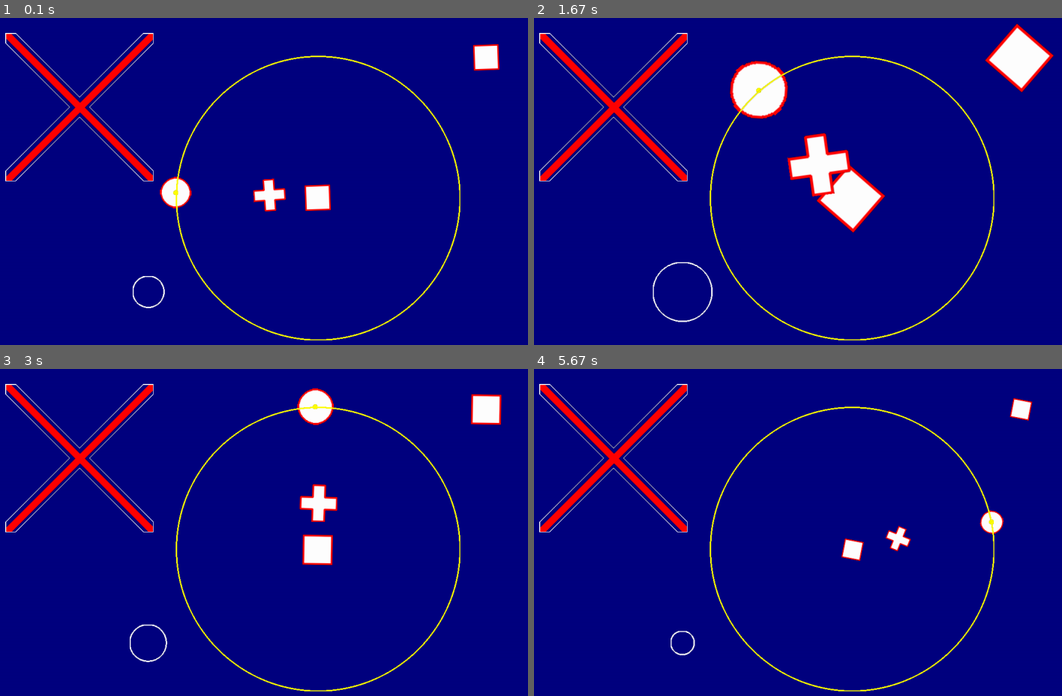
Above: before the commit, frames 1-4 (two rows, left to right).
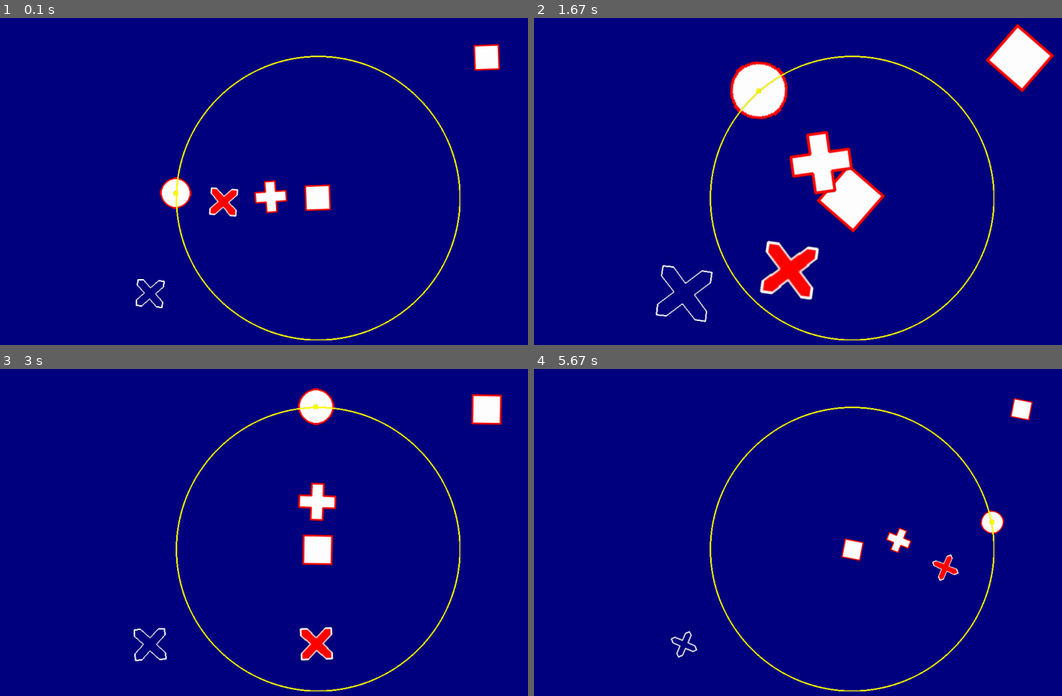
Above: after the commit, the same moments.

Repository: francis-clairicia/PyDiamond
Game: pygame game, started from main.py
Two runs of this game, one before a commit and one after it. Both use one fixed random seed, a clock stepped at 60 frames per second and the inputs below.
Inputs:
- Up to frame 1 (0.1 s): no input
- Up to frame 2 (1.67 s): no input
- Up to frame 3 (3 s): no input
- Up to frame 4 (5.67 s): no input

The runs differ from the first frame. In frame 1, 3.3% of the frame differs, in the area x 0-95%, y 4-89%; in frame 2, 5.2%, in the area x 0-99%, y 1-94%; in frame 3, 3.6%; in frame 4, 3.0%.

Commit message:
[ADD] CrossShape drawing using vertices

Diff:
--- a/main.py
+++ b/main.py
@@ -23,7 +23,12 @@
         self.__r: RectangleShape = RectangleShape(50, 50, WHITE)
         self.__p: PolygonShape = PolygonShape(WHITE)
         self.__c: CircleShape = CircleShape(30, WHITE)
-        self.__x: CrossShape = CrossShape(300, 300, outline_color=RED, outline=20)
+        self.__x: CrossShape = CrossShape(
+            50,
+            50,
+            color=RED,
+            outline_color=WHITE,
+        )
         self.__s: Sprite = Sprite()
         self.__p.set_points(
             [
@@ -45,8 +50,8 @@
         self.__r.center = window.center
         self.__r.set_position(center=window.center)
         self.__p.center = self.__r.centerx - window.centery / 4, window.centery
-        # self.__x.center = self.__r.centerx - window.centery / 2, window.centery
-        self.__x.topleft = (50, 50)
+        self.__x.center = self.__r.centerx - window.centery / 2, window.centery
+        # self.__x.topleft = (50, 50)
         self.__c.center = self.__r.centerx - window.centery * 3 / 4, window.centery
 
         # self.__x_trajectory: CircleShape = CircleShape(
@@ -75,8 +80,8 @@
             self.__r.rotate(degrees)
             self.__p.rotate(-degrees, point=self.__r.center)
             self.__p.rotate(degrees * 3)
-            # self.__x.rotate(degrees, point=self.__r.center)
-            # self.__x.rotate(-degrees * 3)
+            self.__x.rotate(degrees, point=self.__r.center)
+            self.__x.rotate(-degrees * 3)
             self.__c.rotate(-degrees, point=self.__r.center)
             self.__scale += 0.02 * self.__scale_growth
             if self.__scale >= 2:
@@ -85,13 +90,13 @@
                 self.__scale_growth = 1
             self.__r.scale = self.__scale
             self.__p.scale = self.__scale
-            # self.__x.scale = self.__scale
+            self.__x.scale = self.__scale
             self.__c.scale = self.__scale
             # self.__s.scale = self.__scale
         # self.__x_center.center = self.__x.center
         self.__c_center.center = self.__c.center
         self.__s.default_image = self.__r.to_surface()
-        self.__shape_copy.set_points(self.__c.get_vertices())
+        self.__shape_copy.set_points(self.__x.get_vertices())
 
     def draw(self) -> None:
         self.window.clear(BLUE_DARK)
--- a/my_pygame/drawable.py
+++ b/my_pygame/drawable.py
@@ -42,7 +42,7 @@
 
     def draw_onto(self, surface: Surface) -> None:
         image: Surface = self.to_surface()
-        surface.blit(image, self.topleft)
+        surface.blit(image, image.get_rect(center=self.center))
 
     def show(self) -> None:
         self.set_visibility(True)
--- a/my_pygame/shape.py
+++ b/my_pygame/shape.py
@@ -2,6 +2,7 @@
 
 from abc import abstractmethod
 from typing import Dict, List, Optional, Tuple, Union
+from math import sin, tan, radians
 
 import pygame.draw
 from pygame.math import Vector2
@@ -12,7 +13,7 @@
 
 from .drawable import ThemedDrawable
 from .theme import Theme
-from .colors import BLACK, TRANSPARENT
+from .colors import BLACK
 from .surface import create_surface
 
 
@@ -115,24 +116,34 @@
     def __init__(self, color: Color, *, outline: int = 0, outline_color: Color = BLACK, points: List[Vector2] = []) -> None:
         super().__init__(color, outline, outline_color)
         self.__points: List[Vector2] = []
+        self.__center: Vector2 = Vector2(0, 0)
         self.set_points(points)
 
     def make(self) -> Surface:
-        all_points: List[Vector2] = self.__points
-        if len(all_points) < 2:
+        if len(self.__points) < 2:
             return create_surface((0, 0))
 
-        offset: float = self.outline / 2 + (self.outline % 2)
+        all_points: List[Vector2] = [Vector2(p) for p in self.__points]
+
+        offset: float = self.outline + (self.outline % 2)
         w, h = self.get_local_size()
-        image: Surface = create_surface((w + offset * 2, h + offset * 2))
-
-        if len(all_points) == 2 and self.outline > 0:
-            start, end = all_points
-            pygame.draw.line(image, self.outline_color, start, end, width=self.outline)
-
-        pygame.draw.polygon(image, self.color, all_points)
-        if self.outline > 0:
-            pygame.draw.polygon(image, self.outline_color, all_points, width=self.outline)
+        w, h = (w + offset * 2, h + offset * 2)
+        image: Surface = create_surface((w, h))
+
+        center_diff: Vector2 = Vector2(w / 2, h / 2) - self.__center
+        for p in all_points:
+            p.x += center_diff.x
+            p.y += center_diff.y
+
+        if len(all_points) == 2:
+            if self.outline > 0:
+                start, end = all_points
+                pygame.draw.line(image, self.outline_color, start, end, width=self.outline)
+        else:
+            pygame.draw.polygon(image, self.color, all_points)
+            if self.outline > 0:
+                pygame.draw.polygon(image, self.outline_color, all_points, width=self.outline)
+
         return image
 
     def get_local_size(self) -> Tuple[float, float]:
@@ -145,13 +156,7 @@
         return width, height
 
     def get_vertices(self) -> List[Vector2]:
-        left: float = min((point.x for point in self.__points), default=0)
-        right: float = max((point.x for point in self.__points), default=0)
-        top: float = min((point.y for point in self.__points), default=0)
-        bottom: float = max((point.y for point in self.__points), default=0)
-        w: float = right - left
-        h: float = bottom - top
-        local_center = Vector2(left + w / 2, top + h / 2)
+        local_center = self.__center
 
         center: Vector2 = Vector2(self.center)
         all_points: List[Vector2] = []
@@ -172,7 +177,15 @@
         if len(points) == len(self.__points) and all(p1 == p2 for p1, p2 in zip(points, self.__points)):
             return
 
+        left = 0
+        top = 0
+        right: float = max((point.x for point in points), default=0)
+        bottom: float = max((point.y for point in points), default=0)
+        w: float = right - left
+        h: float = bottom - top
+
         self.__points = points
+        self.__center = Vector2(left + w / 2, top + h / 2)
         self._need_update()
 
 
@@ -411,79 +424,92 @@
         self,
         width: float,
         height: float,
-        outline_color: Color,
+        color: Color,
         *,
-        outline: int = 2,
+        line_width: float = 0.3,
+        outline_color: Color = BLACK,
+        outline: int = 0,
         theme: Optional[Theme] = None,
-        color: None = None,
     ) -> None:
-        super().__init__(TRANSPARENT, outline, outline_color)
+        super().__init__(color, outline, outline_color)
         self.__w: float = 0
         self.__h: float = 0
+        self.__line_width: float = 2
         self.local_size = width, height
+        self.line_width = line_width
 
     def make(self) -> Surface:
-        if self.outline == 0:
+        all_points: List[Vector2] = self.__get_points()
+        if len(all_points) < 3:
             return create_surface((0, 0))
-
-        image: Surface = create_surface(self.get_local_size())
-        local_rect: Rect = image.get_rect()
-        pygame.draw.line(image, self.outline_color, local_rect.topleft, local_rect.bottomright, width=self.outline)
-        pygame.draw.line(image, self.outline_color, local_rect.topright, local_rect.bottomleft, width=self.outline)
-
-        all_points: List[Vector2] = self.__get_points(local_rect, 2)
-        if len(all_points) > 2:
-            # pygame.draw.lines(image, "white", False, all_points, width=2)
-            pygame.draw.polygon(image, "white", all_points, width=2)
-        return image
+        return PolygonShape(self.color, outline=self.outline, outline_color=self.outline_color, points=all_points).to_surface()
 
     def get_local_size(self) -> Tuple[float, float]:
         return self.local_size
 
     def get_vertices(self) -> List[Vector2]:
-        w, h = self.get_local_size()
-        w *= self.scale
-        h *= self.scale
-        local_center: Vector2 = Vector2(w / 2, h / 2)
-        corners: List[Vector2] = [Vector2(0, 0), Vector2(w, 0), Vector2(w, h), Vector2(0, h)]
+        local_center = Vector2(self.get_local_rect().center)
+
         center: Vector2 = Vector2(self.center)
-        return [center + (point - local_center).rotate(-self.angle) for point in corners]
-
-    def __get_points(self, rect: Rect, outline_size: int) -> List[Vector2]:
-        rect = rect.copy()
-        outline_size = max(outline_size, 0)
-        rect.width -= outline_size if rect.right > outline_size - 1 else 0
-        rect.height -= outline_size if rect.bottom > outline_size - 1 else 0
-        line_width: float = self.outline
-        w_offset: float = line_width
-        h_offset: float = line_width
-        center_offset: float = line_width
+        all_points: List[Vector2] = []
+        for point in self.__get_points():
+            offset: Vector2 = (point - local_center).rotate(-self.angle)
+            offset.scale_to_length(offset.length() * self.scale)
+            all_points.append(center + offset)
+        return all_points
+
+    def __get_points(self) -> List[Vector2]:
+        rect: Rect = self.get_local_rect()
+        line_width: float = self.line_width
+        if line_width == 0:
+            return []
+
+        if line_width < 1:
+            line_width = min(self.local_width * line_width, self.local_height * line_width)
+
+        def compute_width_offset() -> float:
+            diagonal: Vector2 = Vector2(rect.bottomleft) - Vector2(rect.topright)
+            angle: float = abs(diagonal.rotate(90).angle_to(Vector2(-1, 0)))
+            alpha: float = radians(angle)
+            return tan(alpha) * (line_width / 2) / sin(alpha)
+
+        def compute_height_offset() -> float:
+            diagonal: Vector2 = Vector2(rect.bottomleft) - Vector2(rect.topright)
+            angle: float = abs(diagonal.rotate(-90).angle_to(Vector2(0, 1)))
+            alpha: float = radians(angle)
+            return tan(alpha) * (line_width / 2) / sin(alpha)
+
+        w_offset: float = compute_width_offset()
+        h_offset: float = compute_height_offset()
         return [
             Vector2(rect.left, rect.top),
             Vector2(rect.left + w_offset, rect.top),
-            Vector2(rect.centerx, rect.centery - center_offset),
+            Vector2(rect.centerx, rect.centery - h_offset),
             Vector2(rect.right - w_offset, rect.top),
             Vector2(rect.right, rect.top),
             Vector2(rect.right, rect.top + h_offset),
-            Vector2(rect.centerx + center_offset, rect.centery),
+            Vector2(rect.centerx + w_offset, rect.centery),
             Vector2(rect.right, rect.bottom - h_offset),
             Vector2(rect.right, rect.bottom),
             Vector2(rect.right - w_offset, rect.bottom),
-            Vector2(rect.centerx, rect.centery + center_offset),
+            Vector2(rect.centerx, rect.centery + h_offset),
             Vector2(rect.left + w_offset, rect.bottom),
             Vector2(rect.left, rect.bottom),
             Vector2(rect.left, rect.bottom - h_offset),
-            Vector2(rect.centerx - center_offset, rect.centery),
+            Vector2(rect.centerx - w_offset, rect.centery),
             Vector2(rect.left, rect.top + h_offset),
         ]
 
     @property
-    def color(self) -> Color:
-        return TRANSPARENT
-
-    @color.setter
-    def color(self, color: Color) -> None:
-        pass
+    def line_width(self) -> float:
+        return self.__line_width
+
+    @line_width.setter
+    def line_width(self, width: float) -> None:
+        width = max(width, 0)
+        if self.__line_width != width:
+            self.__line_width = width
+            self._need_update()
 
     @property
     def local_size(self) -> Tuple[float, float]:
